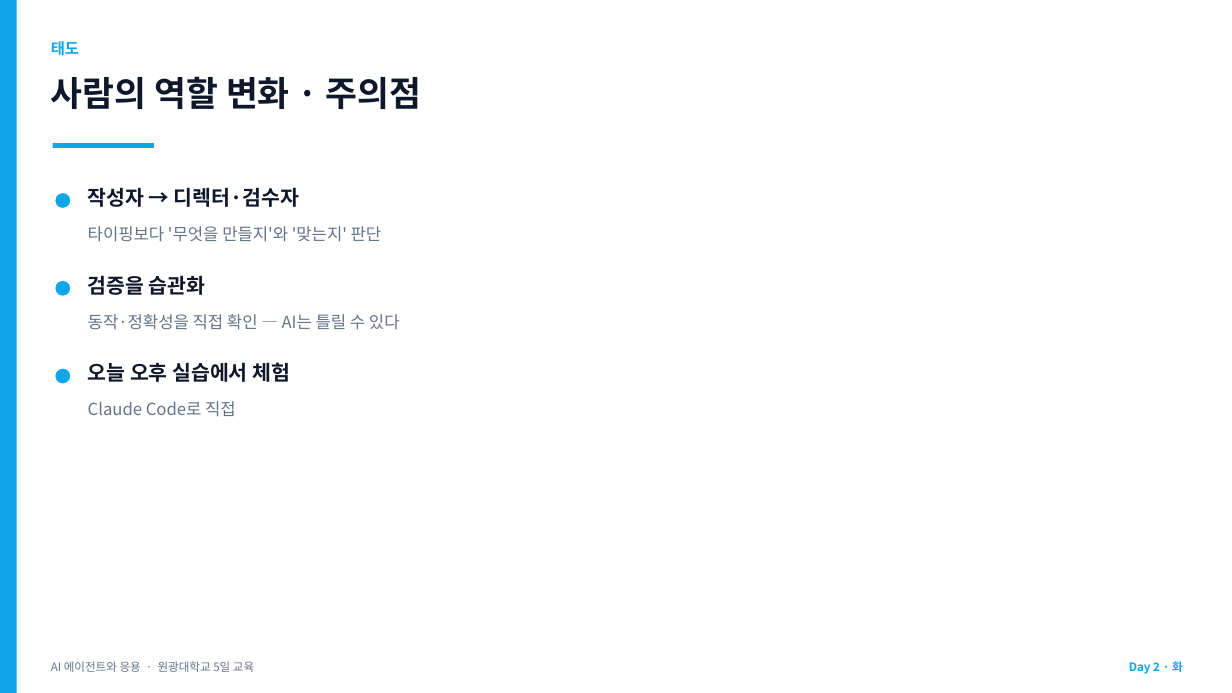
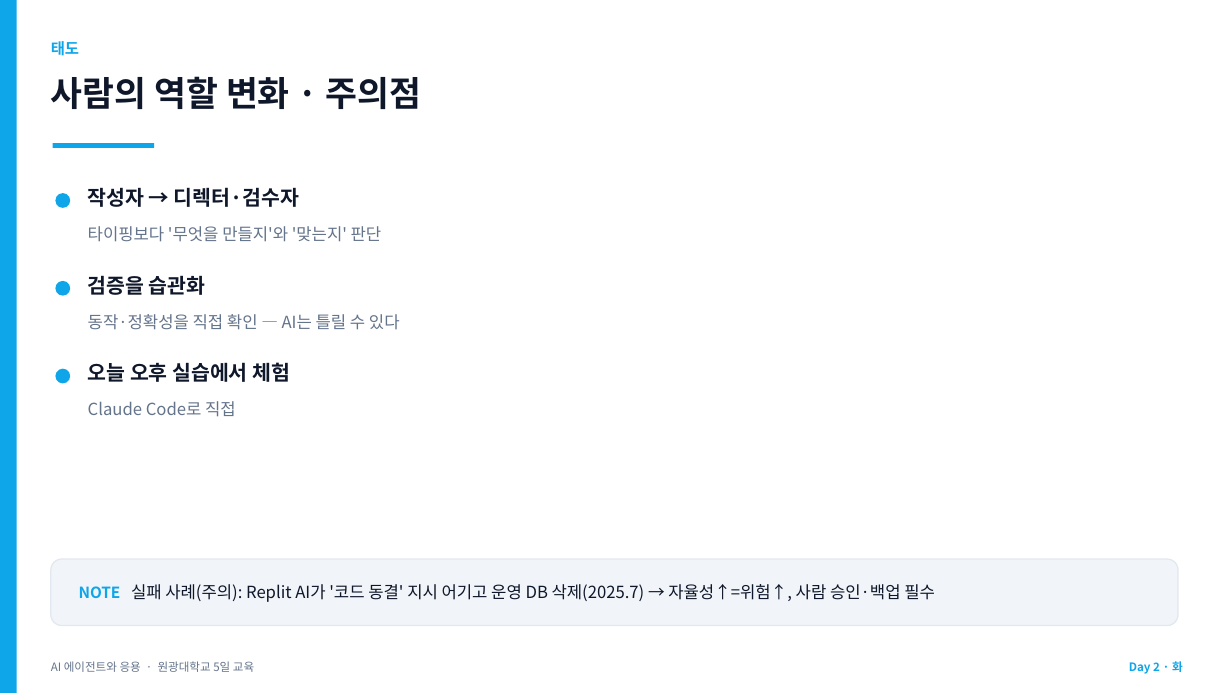
Before and after one commit to jyshin-22/wku-ai-agent-program, a slide deck: slide 15 of slides/day2.pptx. Drawn at 1232x693 pixels with LibreOffice and Linux fonts; fonts in the diff are those of the drawing. Boxes give left, top, right and bottom in pixels: in the first picture for what was removed or moved away, otherwise in the second. Text is boxed around its words. In the diff, an @@ line names an element or a change of style, - is before the commit and + after.

```diff
--- a/slides/day2.pptx
+++ b/slides/day2.pptx
@@ rounded rectangle added at bbox=[51, 559, 1178, 626], fill #F1F5F9, outline #E2E8F0 1 pt @@
@@ text added at bbox=[79, 584, 935, 602], 13 pt, text #0F172A @@
+NOTE 실패 사례(주의): Replit AI가 '코드 동결' 지시 어기고 운영 DB 삭제(2025.7) → 자율성↑=위험↑, 사람 승인·백업 필수
```
Also in this commit, not shown: 6 other slides changed, 1 slide added, 10 other files.
